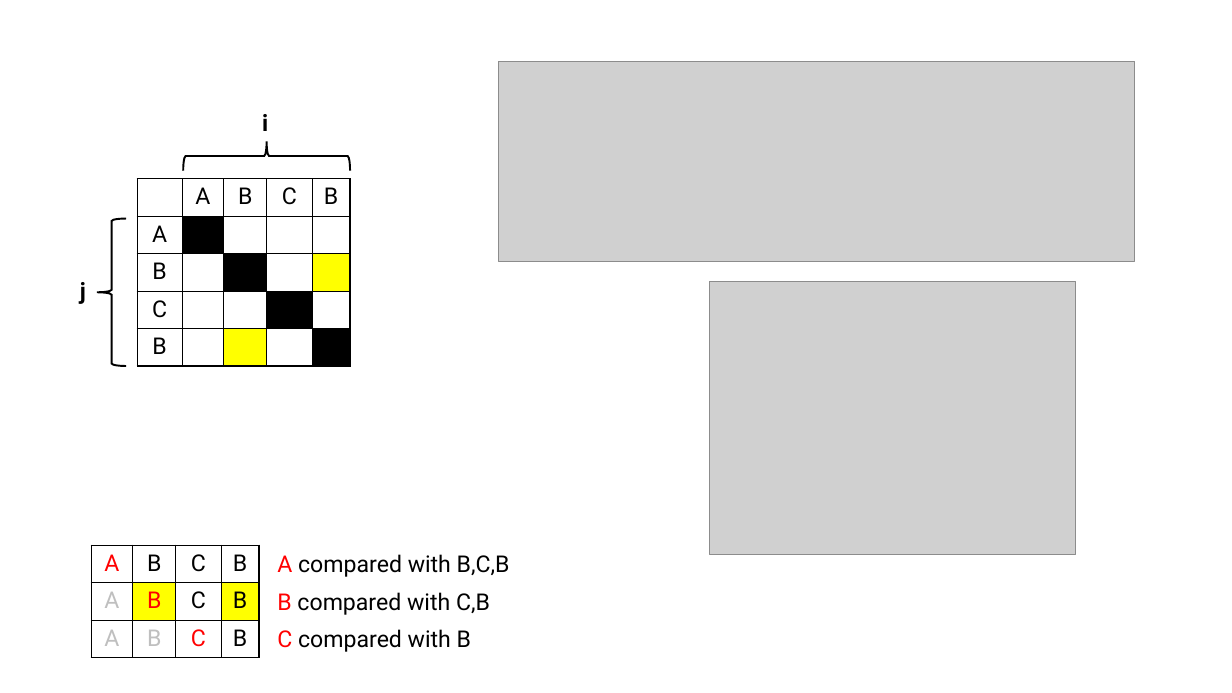
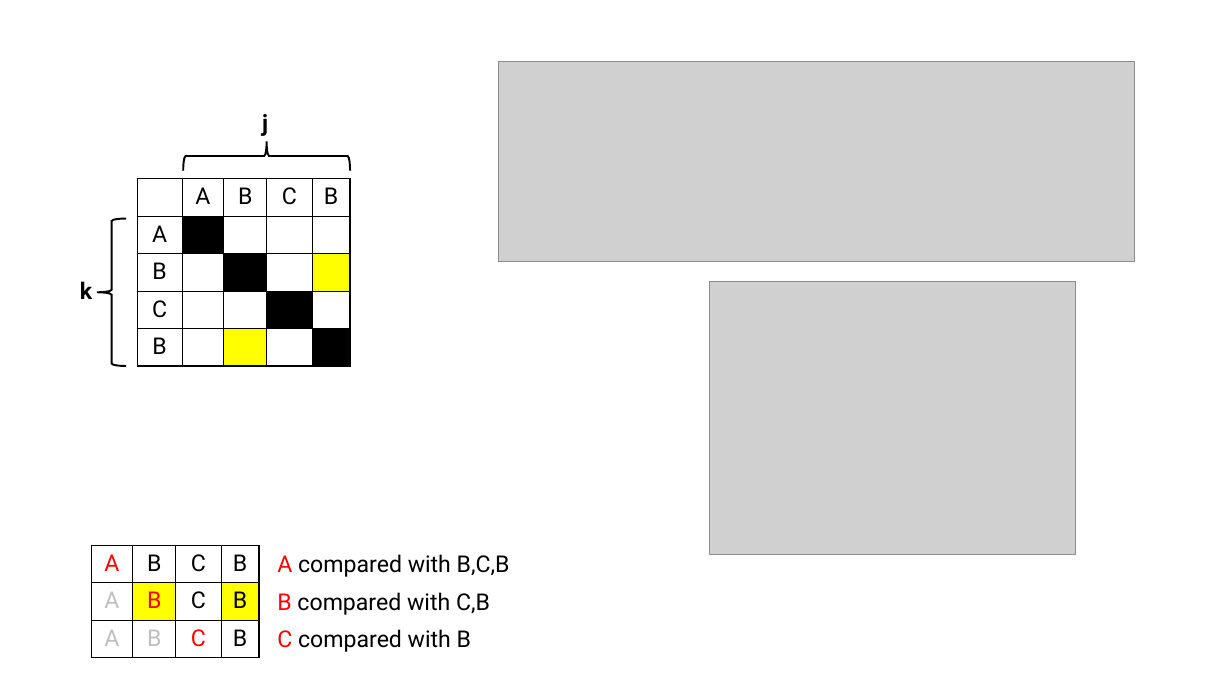
Before and after one commit to engmaths/SEMT10002_2026, a slide deck: slide 2 of media/week_9/diagrams_week_9.pptx. Drawn at 1232x693 pixels with LibreOffice and Linux fonts; fonts in the diff are those of the drawing; grey boxes stand for pictures. Boxes give left, top, right and bottom in pixels: in the first picture for what was removed or moved away, otherwise in the second. Text is boxed around its words. In the diff, an @@ line names an element or a change of style, - is before the commit and + after.

Commit message:
HP updated complexity seminar

```diff
--- a/media/week_9/diagrams_week_9.pptx
+++ b/media/week_9/diagrams_week_9.pptx
@@ text at bbox=[262, 110, 268, 136]: text changed @@
-i
+j
@@ text at bbox=[80, 281, 92, 299]: text changed @@
-j
+k
```
